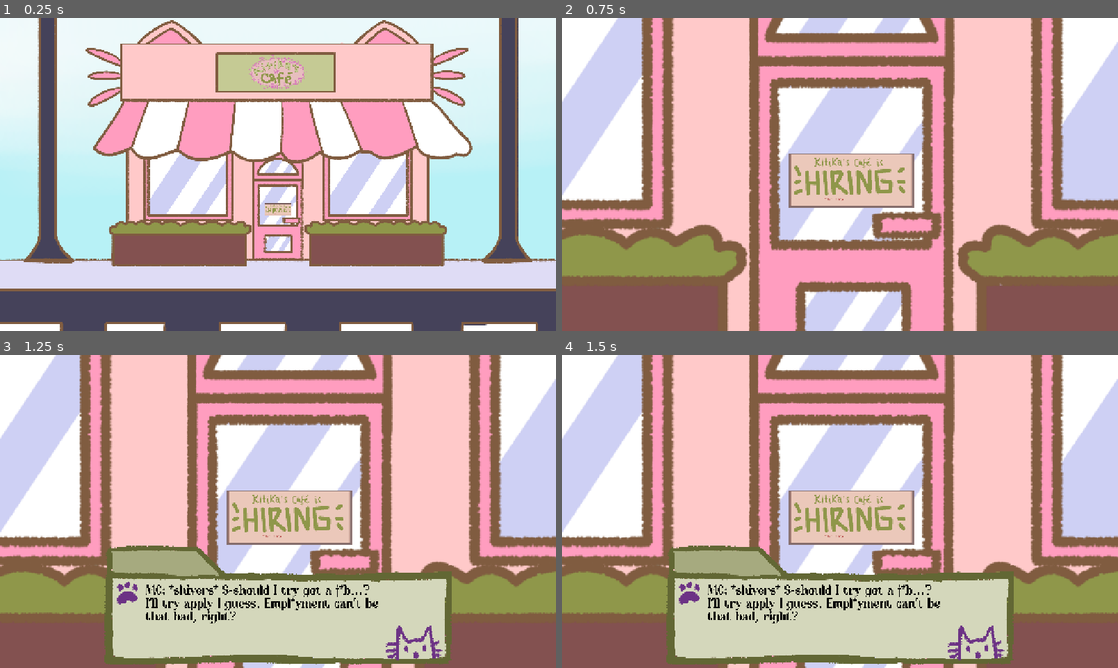
Above: before the commit, frames 1-4 (two rows, left to right).
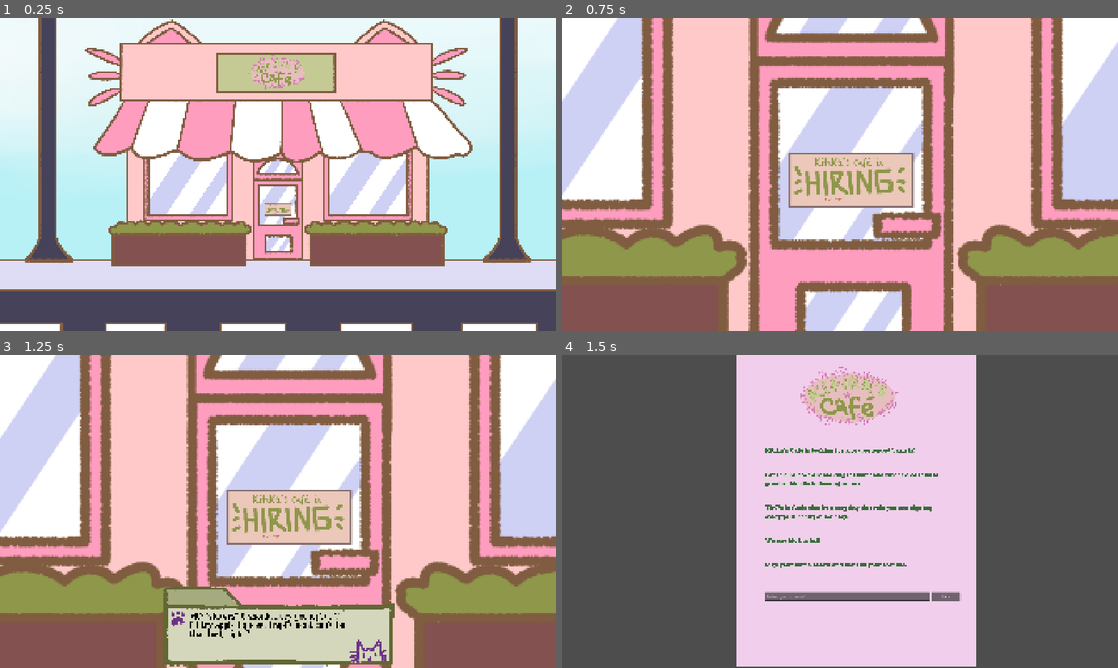
Above: after the commit, the same moments.

Repository: tabyrocket/kitikas-cafe
Game: Godot game, scene res://scenes/outside_scene.tscn
The game is run twice, just before and just after one commit, with the same random seed, the same clock (stepped at 60 frames per second) and the same inputs.
Inputs (mouse positions are in pixels of both pictures, inside the frame that each line leads up to):
- Up to frame 1 (0.25 s): no input
- Up to frame 2 (0.75 s): click (840, 208) at 0.5 s
- Up to frame 3 (1.25 s): no input
- Up to frame 4 (1.5 s): click (840, 545) at 1.25 s

The runs differ from the first frame. In frame 1, 5.2% of the frame differs, in the area x 0-100%, y 0-100%; in frame 2, 4.8%; in frame 3, 18%; in frame 4, 100%.

Commit message:
Application form scene

Diff:
--- /dev/null
+++ b/kitikas-cafe/default_bus_layout.tres
@@ -0,0 +1,15 @@
+[gd_resource type="AudioBusLayout" format=3 uid="uid://yd46wtmd558w"]
+
+[resource]
+bus/1/name = &"BGM"
+bus/1/solo = false
+bus/1/mute = false
+bus/1/bypass_fx = false
+bus/1/volume_db = -18.984375
+bus/1/send = &"Master"
+bus/2/name = &"SFX"
+bus/2/solo = false
+bus/2/mute = false
+bus/2/bypass_fx = false
+bus/2/volume_db = 0.0
+bus/2/send = &"Master"
--- a/kitikas-cafe/project.godot
+++ b/kitikas-cafe/project.godot
@@ -15,10 +15,19 @@
 config/features=PackedStringArray("4.6", "GL Compatibility")
 config/icon="res://icon.svg"
 
+[audio]
+
+buses/default_bus_layout="uid://yd46wtmd558w"
+
+[autoload]
+
+BGM="*uid://c5rlif2mm0s4p"
+Global="*uid://cfi676t1qascs"
+
 [display]
 
-window/size/viewport_width=1280
-window/size/viewport_height=720
+window/size/viewport_width=1920
+window/size/viewport_height=1080
 window/stretch/mode="canvas_items"
 
 [physics]
--- /dev/null
+++ b/kitikas-cafe/scenes/application_form.gd
@@ -0,0 +1,12 @@
+extends Control
+
+# References
+@onready var name_field: LineEdit = $NameField
+@onready var sign_button: Button = $SignButton
+
+
+
+func _on_sign_button_pressed() -> void:
+	if name_field.text.strip_edges() != "":
+		Global.player_name = name_field.text
+		print("Name set to: " + Global.player_name)
--- /dev/null
+++ b/kitikas-cafe/scenes/application_form.tscn
@@ -0,0 +1,60 @@
+[gd_scene format=3 uid="uid://dujy3pkf1fjf6"]
+
+[ext_resource type="Script" uid="uid://cohvqguq5pj7m" path="res://scenes/application_form.gd" id="1_acsx3"]
+[ext_resource type="Texture2D" uid="uid://dx0jg08ynpsf1" path="res://assets/images/applying form.jpg" id="1_k3dbd"]
+[ext_resource type="FontFile" uid="uid://df6tqnr6ibu1k" path="res://assets/fonts/star-crush.regular.ttf" id="2_smwiq"]
+
+[node name="ApplicationForm" type="Control" unique_id=870412706]
+layout_mode = 3
+anchors_preset = 15
+anchor_right = 1.0
+anchor_bottom = 1.0
+grow_horizontal = 2
+grow_vertical = 2
+script = ExtResource("1_acsx3")
+
+[node name="Form" type="TextureRect" parent="." unique_id=662613252]
+layout_mode = 1
+anchors_preset = -1
+anchor_left = 0.53000003
+anchor_right = 0.53000003
+offset_left = -413.59998
+offset_right = 861.39996
+offset_bottom = 1650.0
+grow_horizontal = 2
+scale = Vector2(0.65, 0.65)
+texture = ExtResource("1_k3dbd")
+
+[node name="NameField" type="LineEdit" parent="." unique_id=277191939]
+layout_mode = 1
+anchors_preset = 8
+anchor_left = 0.5
+anchor_top = 0.5
+anchor_right = 0.5
+anchor_bottom = 0.5
+offset_left = -259.0
+offset_top = 279.0
+offset_right = 310.0
+offset_bottom = 310.0
+grow_horizontal = 2
+grow_vertical = 2
+placeholder_text = "Enter your name!"
+
+[node name="SignButton" type="Button" parent="." unique_id=1386160763]
+custom_minimum_size = Vector2(100, 0)
+layout_mode = 1
+anchors_preset = 8
+anchor_left = 0.5
+anchor_top = 0.5
+anchor_right = 0.5
+anchor_bottom = 0.5
+offset_left = 316.0
+offset_top = 279.0
+offset_right = 416.0
+offset_bottom = 310.0
+grow_horizontal = 2
+grow_vertical = 2
+theme_override_fonts/font = ExtResource("2_smwiq")
+text = "Sign"
+
+[connection signal="pressed" from="SignButton" to="." method="_on_sign_button_pressed"]
--- /dev/null
+++ b/kitikas-cafe/scenes/bgm.tscn
@@ -0,0 +1,8 @@
+[gd_scene format=3 uid="uid://c5rlif2mm0s4p"]
+
+[ext_resource type="AudioStream" uid="uid://bfjesvde076f5" path="res://assets/sound/fassounds-cute-kids-lofi-447358.mp3" id="1_q5y64"]
+
+[node name="BGM" type="AudioStreamPlayer" unique_id=1422773717]
+stream = ExtResource("1_q5y64")
+autoplay = true
+bus = &"BGM"
--- /dev/null
+++ b/kitikas-cafe/scenes/global.gd
@@ -0,0 +1,3 @@
+extends Node
+
+var player_name: String = "MC"
--- a/kitikas-cafe/scenes/outside_scene.gd
+++ b/kitikas-cafe/scenes/outside_scene.gd
@@ -6,6 +6,13 @@
 @onready var job_chatbox_timer: Timer = $JobChatboxTimer
 @onready var chatbox_left: TextureRect = $UI/Root/ChatboxLeft
 @onready var dialogue: RichTextLabel = $UI/Root/ChatboxLeft/Dialogue
+
+var done: bool = false
+
+func _input(event):
+	if event is InputEventMouseButton:
+		if event.button_index == MOUSE_BUTTON_LEFT and event.pressed and done == true:
+			get_tree().change_scene_to_file("res://scenes/application_form.tscn")
 
 func _ready() -> void:
 	zoomed_in_cafe.visible = false
@@ -20,3 +27,4 @@
 func _on_job_chatbox_timer_timeout() -> void:
 	dialogue.text = "MC: *shivers* S-should I try get a j*b...? I'll try apply I guess. Empl*yment can't be that bad, right?"
 	chatbox_left.visible = true
+	done = true
--- a/kitikas-cafe/scenes/outside_scene.tscn
+++ b/kitikas-cafe/scenes/outside_scene.tscn
@@ -28,7 +28,7 @@
 offset_bottom = 720.0
 grow_horizontal = 2
 grow_vertical = 2
-scale = Vector2(0.5, 0.5)
+scale = Vector2(0.6, 0.6)
 texture = ExtResource("2_omw1v")
 stretch_mode = 6
 
@@ -39,10 +39,10 @@
 anchor_top = 0.5
 anchor_right = 0.5
 anchor_bottom = 0.5
-offset_left = -62.0
-offset_top = 134.0
-offset_right = 64.0
-offset_bottom = 188.0
+offset_left = -76.66675
+offset_top = 168.33325
+offset_right = 80.0
+offset_bottom = 235.0
 grow_horizontal = 2
 grow_vertical = 2
 theme_override_styles/normal = SubResource("StyleBoxEmpty_2yh6w")
@@ -58,7 +58,7 @@
 offset_bottom = 720.0
 grow_horizontal = 2
 grow_vertical = 2
-scale = Vector2(0.5, 0.5)
+scale = Vector2(0.6, 0.6)
 texture = ExtResource("2_2yh6w")
 stretch_mode = 6
 
Binary file added: kitikas-cafe/assets/images/applying form.jpg
Not shown, added: kitikas-cafe/assets/images/applying form.jpg.import
Not shown, changed: kitikas-cafe/assets/sound/fassounds-cute-kids-lofi-447358.mp3.import
Not shown, added: kitikas-cafe/scenes/application_form.gd.uid
Not shown, added: kitikas-cafe/scenes/global.gd.uid
Not shown, changed: kitikas-cafe/assets/sound/fassounds-cute-kids-lofi-447358.mp3
